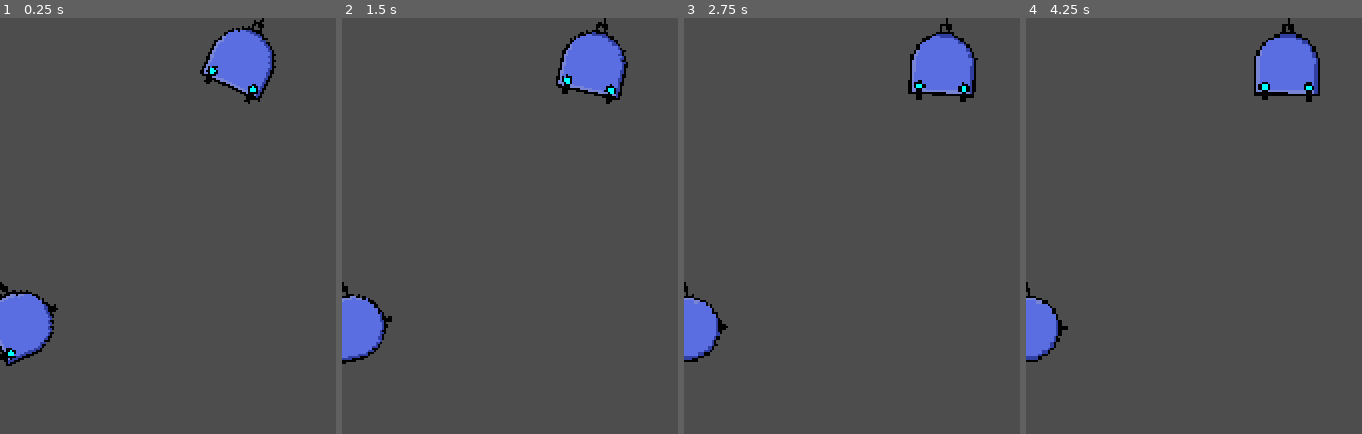
Above: before the commit, frames 1-4 (left to right).
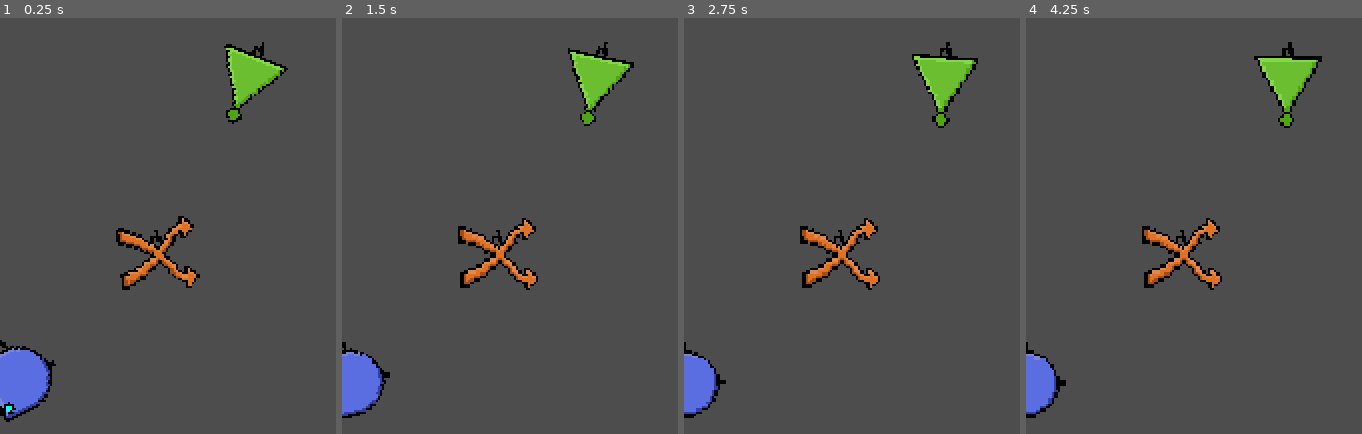
Above: after the commit, the same moments.

Repository: triangle-int/logi-charm
Game: Godot game, scene res://scenes/levels/enabled/level_0.tscn
The game is run twice, just before and just after one commit, with the same random seed, the same clock (stepped at 60 frames per second) and the same inputs. This scene is started directly instead of the project's main scene.
Inputs (mouse positions are in pixels of both pictures, inside the frame that each line leads up to):
- Up to frame 1 (0.25 s): no input
- Up to frame 2 (1.5 s): tap Enter (ui_accept) at 0.5, 0.77 s; move the mouse to (outside the picture) at 0.52 s; move the mouse to (outside the picture) at 1.27 s
- Up to frame 3 (2.75 s): tap Enter (ui_accept) at 1.52 s; move the mouse to (outside the picture) at 2.02 s
- Up to frame 4 (4.25 s): move the mouse to (outside the picture) at 2.77 s; tap Enter (ui_accept) at 3.02, 3.77 s; move the mouse to (outside the picture) at 3.52 s

The runs differ from the first frame. In frame 1, 9.1% of the frame differs, in the area x 0-86%, y 0-98%; in frame 2, 8.1%; in frame 3, 7.4%; in frame 4, 7.3%.

Commit message:
All gates implemented visuals

Diff:
--- a/scenes/components/and_component.tscn
+++ b/scenes/components/and_component.tscn
@@ -39,6 +39,7 @@
 led_groups = [NodePath("MemoryViewUp"), NodePath("MemoryViewLeft"), NodePath("MemoryViewDown"), NodePath("MemoryViewRight")]
 
 [node name="MemoryViewUp" type="Node2D" parent="RigidBody2D/Sprite2D/MemoryView"]
+visible = false
 position = Vector2(9.53674e-07, 9)
 
 [node name="InnerSprite" type="Sprite2D" parent="RigidBody2D/Sprite2D/MemoryView/MemoryViewUp"]
@@ -52,6 +53,7 @@
 texture = ExtResource("3_rj5ls")
 
 [node name="MemoryViewLeft" type="Node2D" parent="RigidBody2D/Sprite2D/MemoryView"]
+visible = false
 position = Vector2(7, 1)
 rotation = 1.5708
 
@@ -66,19 +68,21 @@
 texture = ExtResource("3_rj5ls")
 
 [node name="MemoryViewDown" type="Node2D" parent="RigidBody2D/Sprite2D/MemoryView"]
+visible = false
 position = Vector2(4.76837e-07, -8)
 
-[node name="OuterSprite" type="Sprite2D" parent="RigidBody2D/Sprite2D/MemoryView/MemoryViewDown"]
+[node name="InnerSprite" type="Sprite2D" parent="RigidBody2D/Sprite2D/MemoryView/MemoryViewDown"]
 position = Vector2(-8, 0)
 scale = Vector2(2, 2)
 texture = ExtResource("3_rj5ls")
 
-[node name="InnerSprite" type="Sprite2D" parent="RigidBody2D/Sprite2D/MemoryView/MemoryViewDown"]
+[node name="OuterSprite" type="Sprite2D" parent="RigidBody2D/Sprite2D/MemoryView/MemoryViewDown"]
 position = Vector2(8, 0)
 scale = Vector2(2, 2)
 texture = ExtResource("3_rj5ls")
 
 [node name="MemoryViewRight" type="Node2D" parent="RigidBody2D/Sprite2D/MemoryView"]
+visible = false
 position = Vector2(-7, 1)
 rotation = 1.5708
 
--- a/scenes/components/end_component.tscn
+++ b/scenes/components/end_component.tscn
@@ -1,12 +1,33 @@
-[gd_scene load_steps=3 format=3 uid="uid://dtmhm8xn55o03"]
+[gd_scene load_steps=4 format=3 uid="uid://dtmhm8xn55o03"]
 
 [ext_resource type="Script" path="res://scripts/components/end_component.gd" id="1_b4f36"]
 [ext_resource type="Texture2D" uid="uid://dd0yfmfksxq2l" path="res://sprites/gates/end_gate.png" id="2_8kqvv"]
+
+[sub_resource type="RectangleShape2D" id="RectangleShape2D_ak3f0"]
+size = Vector2(36, 64)
 
 [node name="EndComponent" type="Node2D"]
 script = ExtResource("1_b4f36")
 width = 1
 
-[node name="Sprite2D" type="Sprite2D" parent="."]
-scale = Vector2(0.4, 0.4)
+[node name="PinJoint2D" type="PinJoint2D" parent="."]
+node_a = NodePath("../StaticBody2D")
+node_b = NodePath("../RigidBody2D")
+
+[node name="StaticBody2D" type="StaticBody2D" parent="."]
+
+[node name="RigidBody2D" type="RigidBody2D" parent="."]
+rotation = 0.785398
+collision_mask = 0
+angular_damp = 5.0
+
+[node name="Sprite2D" type="Sprite2D" parent="RigidBody2D"]
+texture_filter = 1
+position = Vector2(-1, 32)
+scale = Vector2(2, 2)
 texture = ExtResource("2_8kqvv")
+hframes = 2
+
+[node name="CollisionShape2D" type="CollisionShape2D" parent="RigidBody2D"]
+position = Vector2(-1, 32)
+shape = SubResource("RectangleShape2D_ak3f0")
--- a/scenes/components/or_component.tscn
+++ b/scenes/components/or_component.tscn
@@ -1,12 +1,100 @@
-[gd_scene load_steps=3 format=3 uid="uid://p6kikp3bppfh"]
+[gd_scene load_steps=6 format=3 uid="uid://p6kikp3bppfh"]
 
 [ext_resource type="Script" path="res://scripts/components/or_component.gd" id="1_yfvdv"]
 [ext_resource type="Texture2D" uid="uid://b5o1desqe0lp2" path="res://sprites/gates/or_gate.png" id="2_3smfy"]
+[ext_resource type="Script" path="res://scripts/memory_view.gd" id="3_cixry"]
+[ext_resource type="Texture2D" uid="uid://bicsi3j6h1x45" path="res://sprites/one_pixel.png" id="4_gloru"]
 
-[node name="OrComponent" type="Node2D"]
+[sub_resource type="RectangleShape2D" id="RectangleShape2D_a84af"]
+size = Vector2(54, 50)
+
+[node name="OrComponent" type="Node2D" node_paths=PackedStringArray("memory_view")]
 script = ExtResource("1_yfvdv")
 width = 1
+memory_view = NodePath("RigidBody2D/Sprite2D/MemoryView")
 
-[node name="Sprite2D" type="Sprite2D" parent="."]
-scale = Vector2(0.4, 0.4)
+[node name="PinJoint2D" type="PinJoint2D" parent="."]
+node_a = NodePath("../StaticBody2D")
+node_b = NodePath("../RigidBody2D")
+
+[node name="StaticBody2D" type="StaticBody2D" parent="."]
+
+[node name="RigidBody2D" type="RigidBody2D" parent="."]
+rotation = 0.785398
+collision_mask = 0
+angular_damp = 5.0
+
+[node name="Sprite2D" type="Sprite2D" parent="RigidBody2D"]
+texture_filter = 1
+position = Vector2(-1, 32)
+scale = Vector2(2, 2)
 texture = ExtResource("2_3smfy")
+hframes = 4
+
+[node name="MemoryView" type="Node2D" parent="RigidBody2D/Sprite2D" node_paths=PackedStringArray("led_groups")]
+script = ExtResource("3_cixry")
+high_color = Color(1, 0, 1, 1)
+low_color = Color(0, 1, 1, 1)
+led_groups = [NodePath("MemoryViewUp"), NodePath("MemoryViewLeft"), NodePath("MemoryViewDown"), NodePath("MemoryViewRight")]
+
+[node name="MemoryViewUp" type="Node2D" parent="RigidBody2D/Sprite2D/MemoryView"]
+visible = false
+position = Vector2(9.53674e-07, 9)
+
+[node name="InnerSprite" type="Sprite2D" parent="RigidBody2D/Sprite2D/MemoryView/MemoryViewUp"]
+position = Vector2(-5, 0)
+scale = Vector2(2, 2)
+texture = ExtResource("4_gloru")
+
+[node name="OuterSprite" type="Sprite2D" parent="RigidBody2D/Sprite2D/MemoryView/MemoryViewUp"]
+position = Vector2(5, 0)
+scale = Vector2(2, 2)
+texture = ExtResource("4_gloru")
+
+[node name="MemoryViewLeft" type="Node2D" parent="RigidBody2D/Sprite2D/MemoryView"]
+visible = false
+position = Vector2(7, 1)
+rotation = 1.5708
+
+[node name="InnerSprite" type="Sprite2D" parent="RigidBody2D/Sprite2D/MemoryView/MemoryViewLeft"]
+position = Vector2(4, 0.999985)
+scale = Vector2(2, 2)
+texture = ExtResource("4_gloru")
+
+[node name="OuterSprite" type="Sprite2D" parent="RigidBody2D/Sprite2D/MemoryView/MemoryViewLeft"]
+position = Vector2(-6, 1.00002)
+scale = Vector2(2, 2)
+texture = ExtResource("4_gloru")
+
+[node name="MemoryViewDown" type="Node2D" parent="RigidBody2D/Sprite2D/MemoryView"]
+visible = false
+position = Vector2(4.76837e-07, -8)
+
+[node name="InnerSprite" type="Sprite2D" parent="RigidBody2D/Sprite2D/MemoryView/MemoryViewDown"]
+position = Vector2(5, 2)
+scale = Vector2(2, 2)
+texture = ExtResource("4_gloru")
+
+[node name="OuterSprite" type="Sprite2D" parent="RigidBody2D/Sprite2D/MemoryView/MemoryViewDown"]
+position = Vector2(-5, 2)
+scale = Vector2(2, 2)
+texture = ExtResource("4_gloru")
+
+[node name="MemoryViewRight" type="Node2D" parent="RigidBody2D/Sprite2D/MemoryView"]
+visible = false
+position = Vector2(-7, 1)
+rotation = 1.5708
+
+[node name="InnerSprite" type="Sprite2D" parent="RigidBody2D/Sprite2D/MemoryView/MemoryViewRight"]
+position = Vector2(-6, -0.999978)
+scale = Vector2(2, 2)
+texture = ExtResource("4_gloru")
+
+[node name="OuterSprite" type="Sprite2D" parent="RigidBody2D/Sprite2D/MemoryView/MemoryViewRight"]
+position = Vector2(4, -1.00001)
+scale = Vector2(2, 2)
+texture = ExtResource("4_gloru")
+
+[node name="CollisionShape2D" type="CollisionShape2D" parent="RigidBody2D"]
+position = Vector2(0, 35)
+shape = SubResource("RectangleShape2D_a84af")
--- a/scenes/components/swap_component.tscn
+++ b/scenes/components/swap_component.tscn
@@ -1,12 +1,33 @@
-[gd_scene load_steps=3 format=3 uid="uid://e33vqmafam83"]
+[gd_scene load_steps=4 format=3 uid="uid://e33vqmafam83"]
 
 [ext_resource type="Script" path="res://scripts/components/swap_component.gd" id="1_8va6n"]
 [ext_resource type="Texture2D" uid="uid://bsb61658ojqw2" path="res://sprites/gates/swap_gate.png" id="2_mw6ts"]
+
+[sub_resource type="RectangleShape2D" id="RectangleShape2D_qs243"]
+size = Vector2(56, 56)
 
 [node name="SwapComponent" type="Node2D"]
 script = ExtResource("1_8va6n")
 width = 1
 
-[node name="Sprite2D" type="Sprite2D" parent="."]
-scale = Vector2(0.4, 0.4)
+[node name="PinJoint2D" type="PinJoint2D" parent="."]
+node_a = NodePath("../StaticBody2D")
+node_b = NodePath("../RigidBody2D")
+
+[node name="StaticBody2D" type="StaticBody2D" parent="."]
+
+[node name="RigidBody2D" type="RigidBody2D" parent="."]
+rotation = 0.785398
+collision_mask = 0
+angular_damp = 3.0
+
+[node name="Sprite2D" type="Sprite2D" parent="RigidBody2D"]
+texture_filter = 1
+position = Vector2(-1, 18)
+scale = Vector2(2, 2)
 texture = ExtResource("2_mw6ts")
+hframes = 4
+
+[node name="CollisionShape2D" type="CollisionShape2D" parent="RigidBody2D"]
+position = Vector2(-1, 16)
+shape = SubResource("RectangleShape2D_qs243")
--- a/scenes/levels/enabled/level_0.tscn
+++ b/scenes/levels/enabled/level_0.tscn
@@ -1,31 +1,57 @@
-[gd_scene load_steps=4 format=3 uid="uid://ci2gb164bp2m7"]
+[gd_scene load_steps=8 format=3 uid="uid://ci2gb164bp2m7"]
 
 [ext_resource type="Script" path="res://scripts/level.gd" id="1_d8uip"]
-[ext_resource type="Resource" uid="uid://sg3uasvec28l" path="res://resources/rings/ring_2.tres" id="2_gf2mh"]
+[ext_resource type="Resource" uid="uid://cp8n0oock38lp" path="res://resources/rings/ring_3.tres" id="2_0jjf1"]
+[ext_resource type="PackedScene" uid="uid://pumfprhltbaf" path="res://scenes/components/init_component.tscn" id="3_llrta"]
 [ext_resource type="PackedScene" uid="uid://blp38uqok1hw2" path="res://scenes/components/and_component.tscn" id="3_owioq"]
+[ext_resource type="PackedScene" uid="uid://p6kikp3bppfh" path="res://scenes/components/or_component.tscn" id="4_chcwb"]
+[ext_resource type="PackedScene" uid="uid://xjea3vckpfat" path="res://scenes/components/not_component.tscn" id="5_0rc8m"]
+[ext_resource type="PackedScene" uid="uid://e33vqmafam83" path="res://scenes/components/swap_component.tscn" id="6_1sx3g"]
 
 [node name="Level" type="Node"]
 script = ExtResource("1_d8uip")
-rings_config = ExtResource("2_gf2mh")
+rings_config = ExtResource("2_0jjf1")
 
-[node name="AndComponent1" parent="." instance=ExtResource("3_owioq")]
-position = Vector2(189.75, 0)
+[node name="InitComponent" parent="." instance=ExtResource("3_llrta")]
+position = Vector2(114.209, -175.93)
+rotation = 0.995
+angle = 0.995
+attached_to = 1
+
+[node name="NotComponent" parent="." instance=ExtResource("5_0rc8m")]
+position = Vector2(-147.394, -149.232)
+rotation = 2.35
+angle = 2.35
+attached_to = 1
+
+[node name="SwapComponent2" parent="." instance=ExtResource("6_1sx3g")]
+position = Vector2(-223.835, 51.7977)
+rotation = 3.369
+angle = 3.369
+attached_to = 1
 width = 2
 
-[node name="AndComponent2" parent="." instance=ExtResource("3_owioq")]
-position = Vector2(-0.038647, -189.75)
-rotation = 1.571
-angle = 1.571
+[node name="OrComponent" parent="." instance=ExtResource("4_chcwb")]
+position = Vector2(-117.294, 149.155)
+rotation = 4.046
+angle = 4.046
 width = 2
 
-[node name="AndComponent3" parent="." instance=ExtResource("3_owioq")]
-position = Vector2(-189.75, 0.077294)
-rotation = 3.142
-angle = 3.142
+[node name="SwapComponent" parent="." instance=ExtResource("6_1sx3g")]
+position = Vector2(112.496, 152.806)
+rotation = 5.347
+angle = 5.347
+width = 2
+
+[node name="NotComponent2" parent="." instance=ExtResource("5_0rc8m")]
+position = Vector2(188.944, 17.4674)
+rotation = 6.191
+angle = 6.191
 width = 2
 
 [node name="AndComponent" parent="." instance=ExtResource("3_owioq")]
-position = Vector2(-0.073809, 189.75)
-rotation = 4.712
-angle = 4.712
+position = Vector2(-1.46786, 229.745)
+rotation = 4.706
+angle = 4.706
+attached_to = 1
 width = 2
--- a/scripts/components/end_component.gd
+++ b/scripts/components/end_component.gd
@@ -7,21 +7,33 @@
 @export var activation_seq: Array[bool]
 
 var is_activated = false
+var is_detached = false
 var last_index = 0
 
 @onready var level: Level = $".."
+@onready var sprite_2d = $RigidBody2D/Sprite2D
+@onready var pin_joint_2d = $PinJoint2D
+
+func _ready():
+	sprite_2d.frame = 1
 
 func _on_receive(index: int, high: bool):
 	super(index, high)
 
-	if is_activated:
+	if is_activated or is_detached:
 		return
 
 	if activation_seq[last_index] == high:
 		last_index += 1
 	else:
 		last_index = 0
+		_detach()
 
 	if last_index >= len(activation_seq):
 		is_activated = true
 		activated.emit()
+		sprite_2d.frame = 0
+
+func _detach():
+	is_detached = true
+	pin_joint_2d.node_b = null
--- a/scripts/components/or_component.gd
+++ b/scripts/components/or_component.gd
@@ -1,4 +1,4 @@
-extends BaseComponent
+extends RotatableComponent
 
 func _on_receive(index: int, _high: bool):
 	var result = false
--- a/scripts/components/rotatable_component.gd
+++ b/scripts/components/rotatable_component.gd
@@ -7,6 +7,6 @@
 func _ready():
 	super()
 
-	var index = floor(((angle + PI / 4) / TAU) * 4) as int
+	var index = floori(((angle + PI / 4) / TAU) * 4) % 4
 	var frame = {0: 0, 1: 3, 2: 1, 3: 2}[index]
 	sprite_2d.frame = frame
--- a/scripts/components/swap_component.gd
+++ b/scripts/components/swap_component.gd
@@ -1,4 +1,4 @@
-extends BaseComponent
+extends RotatableComponent
 
 func _on_receive(index: int, high: bool):
 	index = (index + 1) % width
--- a/scripts/memory_view.gd
+++ b/scripts/memory_view.gd
@@ -9,17 +9,15 @@
 var view_index: int
 
 func set_angle(angle: float):
-	view_index = floor(((angle + PI / 4) / TAU) * 4)
+	view_index = floori(((angle + PI / 4) / TAU) * 4) % 4
 
 	for group in led_groups:
-		for led in group.get_children():
-			led.visible = false
+		group.visible = false
 
 	if view_index > len(led_groups):
 		return
 
-	for led in led_groups[view_index].get_children():
-		led.visible = true
+	led_groups[view_index].visible = true
 
 func on_memory_set(index: int, high: bool):
 	if view_index > len(led_groups):
Binary file changed: sprites/gates/end_gate.ase
